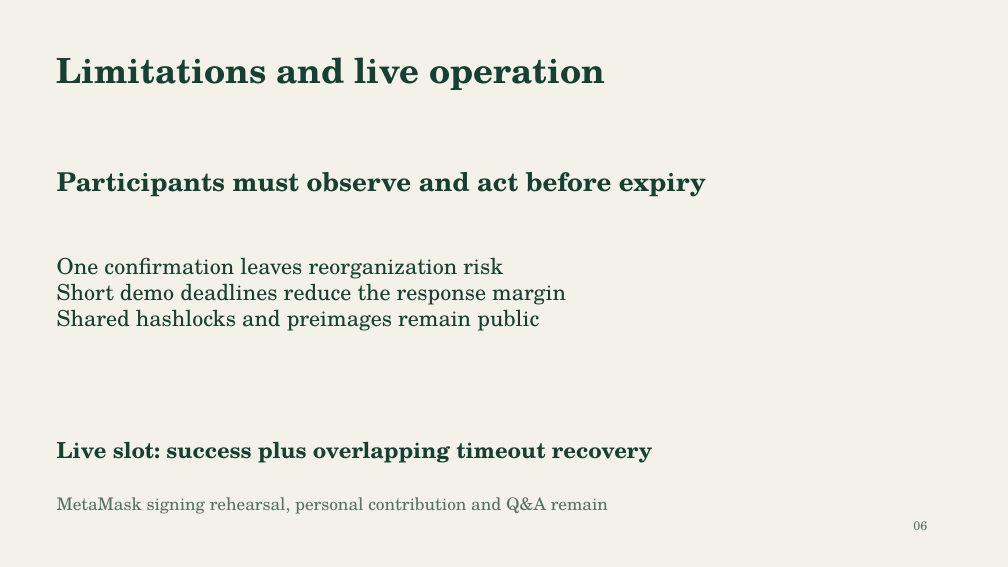
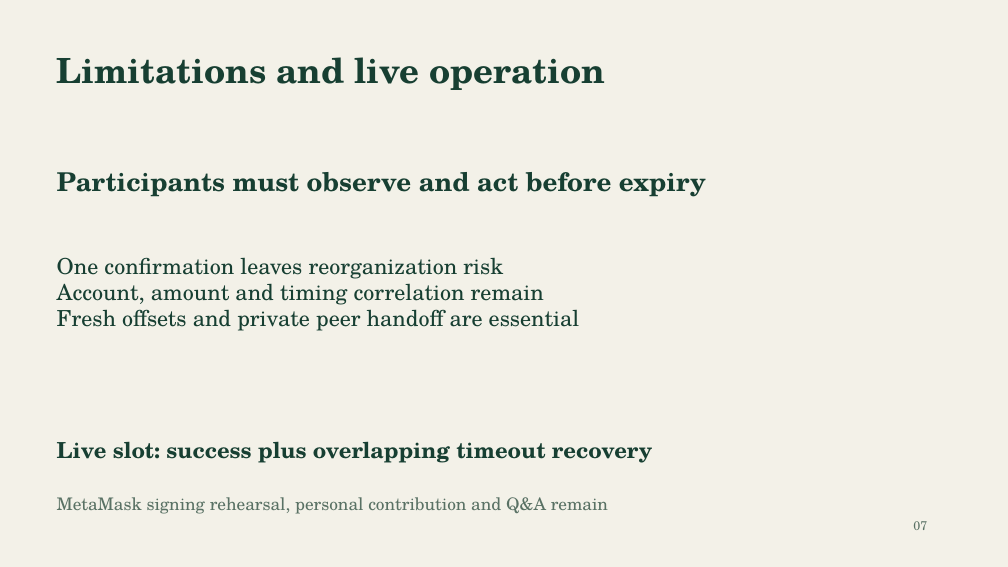
Before and after one commit to Oxidaner/COMP5521-Distributed-Ledger-Technology-Cryptocurrency-and-E-Payment-Assignment-project, a slide deck: slide 7 of presentation.pptx (slide 6 before the commit). Drawn at 1008x567 pixels with LibreOffice and Linux fonts; fonts in the diff are those of the drawing. Boxes give left, top, right and bottom in pixels: in the first picture for what was removed or moved away, otherwise in the second. Text is boxed around its words. In the diff, an @@ line names an element or a change of style, - is before the commit and + after.

Commit message:
Implement private point-lock swaps and complete wallet transaction feedback

```diff
--- a/presentation.pptx
+++ b/presentation.pptx
@@ text at bbox=[57, 278, 580, 331]: text changed @@
-Short demo deadlines reduce the response margin
-Shared hashlocks and preimages remain public
+Account, amount and timing correlation remain
+Fresh offsets and private peer handoff are essential
@@ text at bbox=[913, 521, 927, 530]: text changed @@
-06
+07
```
Also in this commit, not shown: 1 other slide changed, 2 slides added, 1 slide removed, 34 other files.
